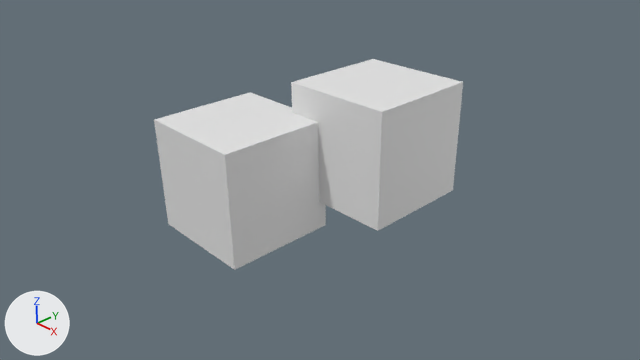
Before and after pictures for a commit that changed the Blender file users/frankiezafe/problender/processing.blend.
Before and after are seen from the file's camera 'Camera'. Arrows for +X, +Y and +Z are at lower left; the lights stay in place.
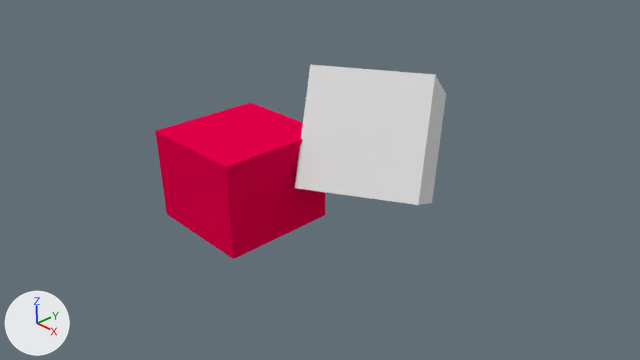
Commit message: new version of ProcessingBlender > ProcessingBGE

Pixel boxes [x1, y1, x2, y2] of what changed, in the pictures (640 x 360 px):
'Cube1', turned
    before: [291, 59, 463, 231]
    after: [295, 65, 446, 205]
'Cube', recoloured, rescaled (grey to pink, 12% shorter)
    before: [154, 92, 326, 270]
    after: [155, 102, 325, 259]

The change in detail:
Material 'Material' (mat_material) is new.
Its base color is (0.8, 0.0, 0.0687) (pink #e7004a).
me_cube_002 has 8 vertices, 6 faces and spans x -1.0..1.0, y -1.0..1.0, z -1.0..1.0.
me_cube_002 now uses material mat_material (pink #e7004a).
Object 'Cube1' (ob_cube1) turns from (0, 0, 0) to (-27, 0, 29) degrees about x, y and z.
Object 'Cube' (ob_cube) is rescaled from (1.0, 1.0, 1.0) to (1.0, 1.0, 0.8).
